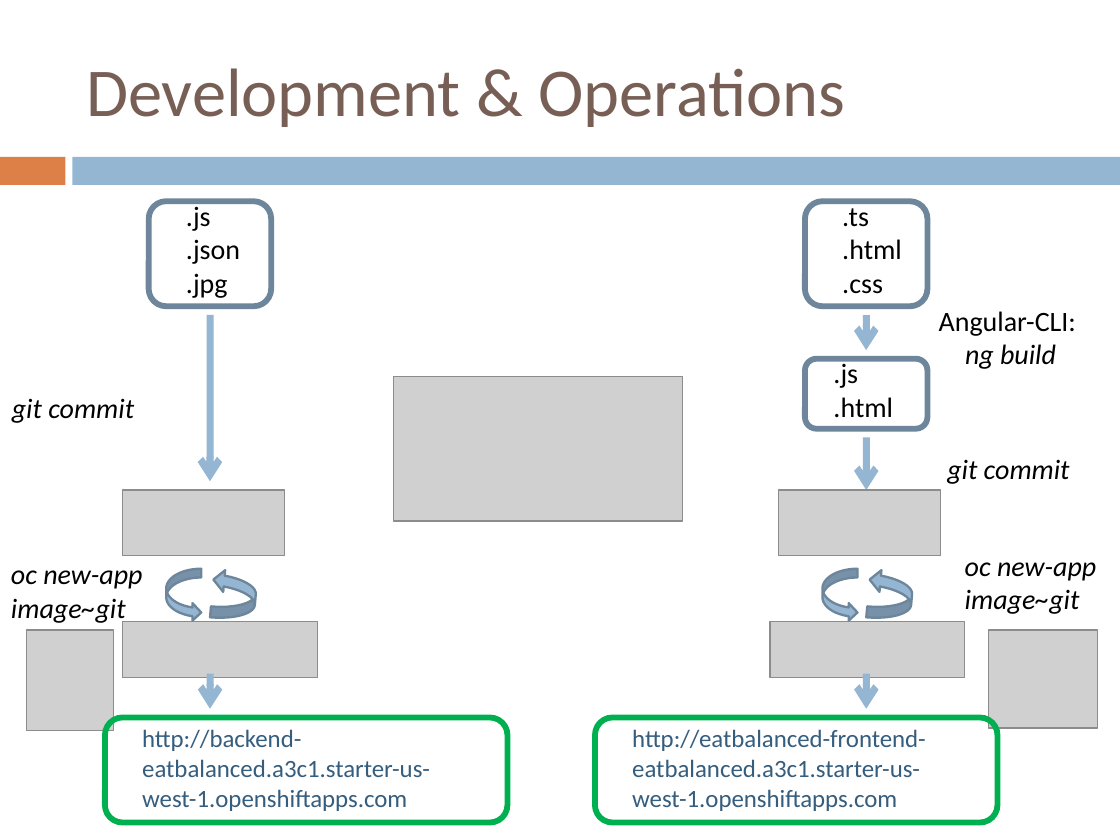
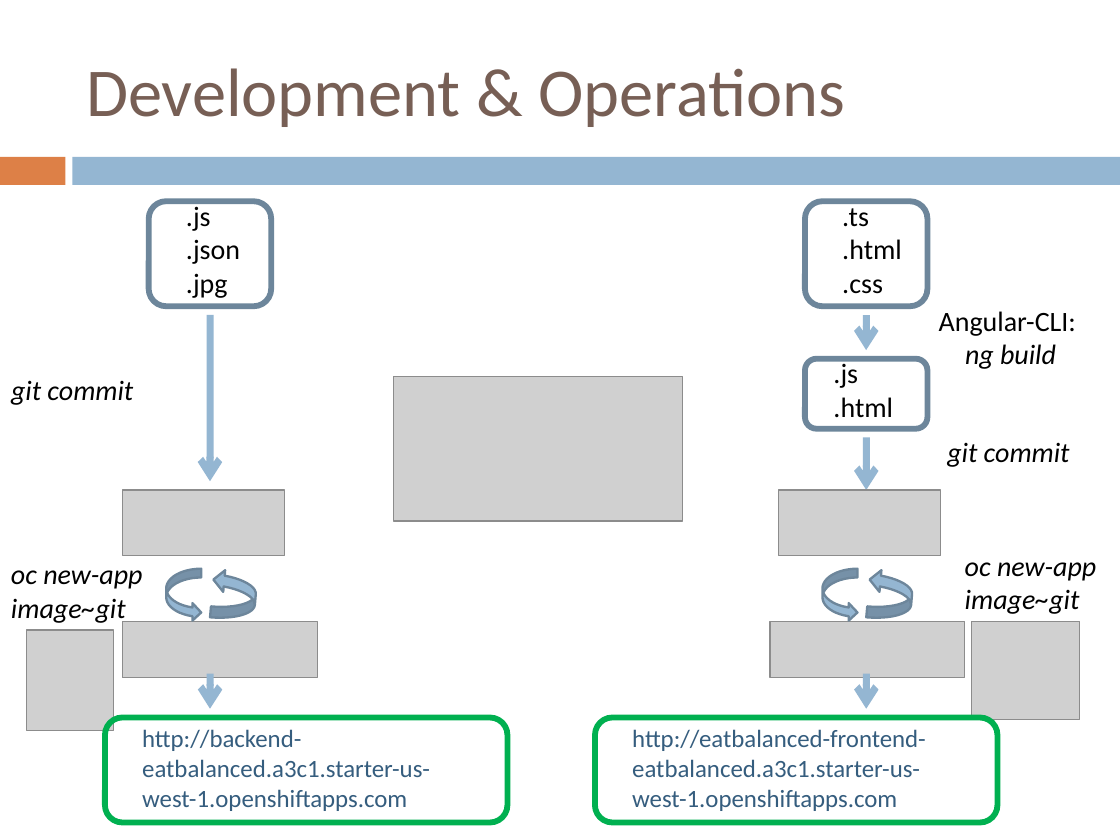
Before and after one commit to rklonner/eatBalanced, a slide deck: slide 8 of docs/EatBalanced_Presentation_Klonner.pptx. Drawn at 1120x840 pixels with LibreOffice and Linux fonts; fonts in the diff are those of the drawing; grey boxes stand for pictures. Boxes give left, top, right and bottom in pixels: in the first picture for what was removed or moved away, otherwise in the second. Text is boxed around its words. In the diff, an @@ line names an element or a change of style, - is before the commit and + after.

```diff
--- a/docs/EatBalanced_Presentation_Klonner.pptx
+++ b/docs/EatBalanced_Presentation_Klonner.pptx
@@ text "git commit": place and size @@
-text "git commit" at [12,398,134,423]
+text "git commit" at [11,380,133,405]
@@ text "git commit": place and size @@
-text "git commit" at [947,459,1070,484]
+text "git commit" at [947,442,1070,467]
@@ picture: place and size @@
-picture at [989,631,1098,729]
+picture at [971,622,1080,720]
```
Also in this commit, not shown: 3 other slides changed, 4 other files.
